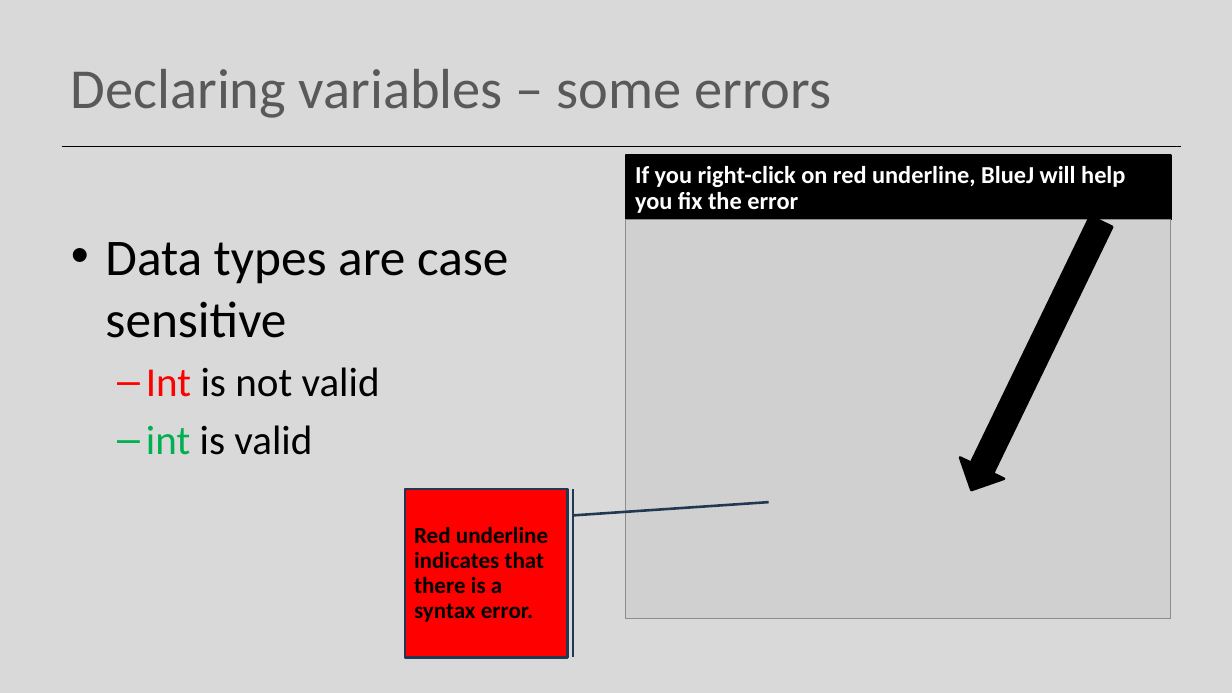
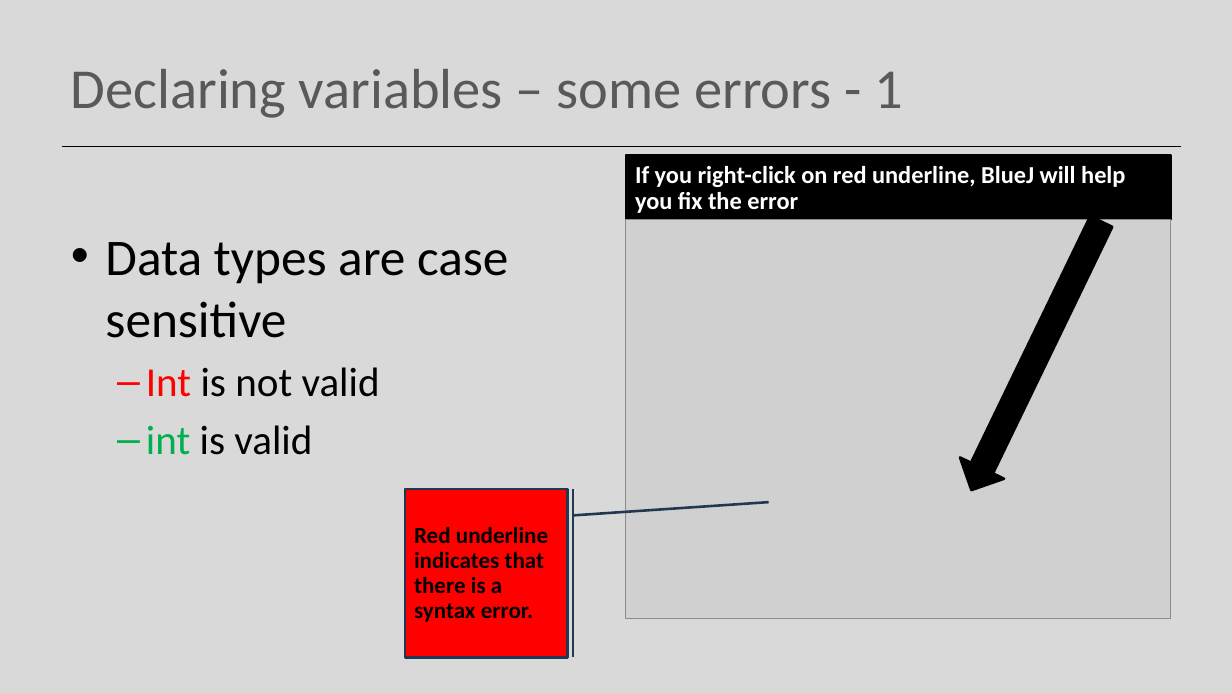
Before and after one commit to Programming-Fundamentals-SETU/prog-fund-1-sept-25, a slide deck: slide 20 of topic03-dataTypes-variables-and-expressions/unit-1/talk-1/a-data-types.pptx. Drawn at 1232x693 pixels with LibreOffice and Linux fonts; fonts in the diff are those of the drawing; grey boxes stand for pictures. Boxes give left, top, right and bottom in pixels: in the first picture for what was removed or moved away, otherwise in the second. Text is boxed around its words. In the diff, an @@ line names an element or a change of style, - is before the commit and + after.

```diff
--- a/topic03-dataTypes-variables-and-expressions/unit-1/talk-1/a-data-types.pptx
+++ b/topic03-dataTypes-variables-and-expressions/unit-1/talk-1/a-data-types.pptx
@@ title at [71, 69, 903, 118]: text changed @@
-Declaring variables – some errors
+Declaring variables – some errors - 1
```
Also in this commit, not shown: 7 other slides changed, 5 slides added, 2 slides removed, 19 other files.
